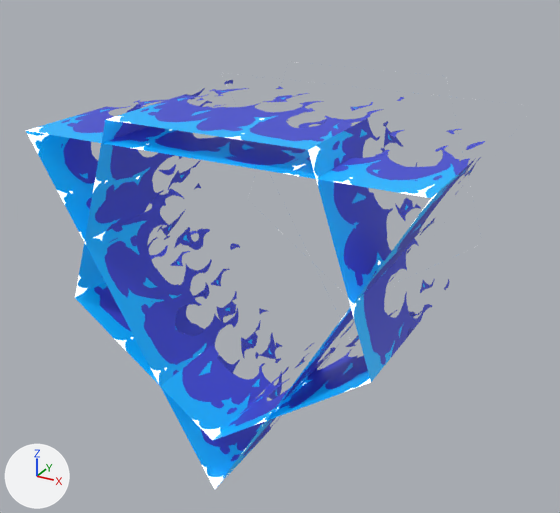
What one commit did to the Blender file Assets/3DModels/VFX/flames.blend.
One viewpoint serves both versions: a camera (50 mm lens) standing at (2.12, -3.04, 1.78) and looking at (-0.06, 0.92, -0.21). Arrows for +X, +Y and +Z are at lower left; the lights stay in place. The first picture is the older version.

Names of what the first picture shows: 'Flames', 'Flames1'.
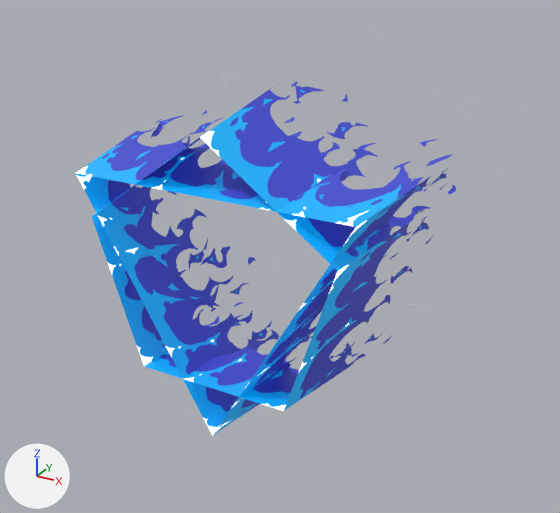
Commit message: fixed up flame visuals

The edits, one by one:
me_cylinder has 6 vertices, 3 faces and spans x -1.18..1.18, y 0.0..2.0, z -1.36..0.68.
me_cylinder is used by ob_flames1; parent ob_flames; location (0.0, 0.0, 0.0).
Part 1, on me_cylinder:
Vertex 0 of me_cylinder moves from (0.0, 0.0, -1.36) at pixel (214, 489) to (0.0, 0.0, -0.97) at pixel (212, 435).
Vertex 2 of me_cylinder moves from (1.18, 0.0, 0.68) at pixel (431, 198) to (0.84, 0.0, 0.48) at pixel (355, 227).
Vertex 4 of me_cylinder moves from (-1.18, 0.0, 0.68) at pixel (25, 130) to (-0.84, 0.0, 0.48) at pixel (75, 173).
me_cylinder_002 is used by ob_flames; location (0.0, 0.0, 0.0).
me_cylinder_002 had 10 vertices, 5 faces and spanned x -0.95..0.95, y 0.0..2.0, z -1.0..0.81.
me_cylinder_002 now has 10 vertices, 5 faces and spans x -1.06..1.06, y 0.0..2.0, z -0.9..1.11.
Part 2, on me_cylinder_002:
Vertex 0 of me_cylinder_002 moves from (0.0, 0.0, -1.0) at pixel (212, 440) to (0.0, 0.0, 0.79) at pixel (199, 137).
Vertex 1 of me_cylinder_002 moves from (0.0, 2.0, -1.0) to (0.0, 2.0, 1.11).
Vertex 2 of me_cylinder_002 moves from (0.95, 0.0, -0.31) at pixel (371, 382) to (-0.75, 0.0, 0.24) at pixel (91, 216).
Vertex 3 of me_cylinder_002 moves from (0.95, 2.0, -0.31) to (-1.06, 2.0, 0.34).
Vertex 4 of me_cylinder_002 moves from (0.59, 0.0, 0.81) at pixel (307, 149) to (-0.46, 0.0, -0.64) at pixel (143, 366).
Vertex 5 of me_cylinder_002 moves from (0.59, 2.0, 0.81) to (-0.65, 2.0, -0.9).
Vertex 6 of me_cylinder_002 moves from (-0.59, 0.0, 0.81) at pixel (105, 119) to (0.46, 0.0, -0.64) at pixel (283, 411).
Vertex 7 of me_cylinder_002 moves from (-0.59, 2.0, 0.81) to (0.65, 2.0, -0.9).
Vertex 8 of me_cylinder_002 moves from (-0.95, 0.0, -0.31) at pixel (74, 297) to (0.75, 0.0, 0.24) at pixel (337, 271).
Vertex 9 of me_cylinder_002 moves from (-0.95, 2.0, -0.31) to (1.06, 2.0, 0.34).

Changed parts and their boxes [x1, y1, x2, y2] in the pictures (560 x 513 px):
'Flames', reshaped: before [75, 80, 449, 441]; after [91, 82, 456, 411]
'Flames1', reshaped: before [26, 97, 485, 489]; after [76, 110, 453, 436]
